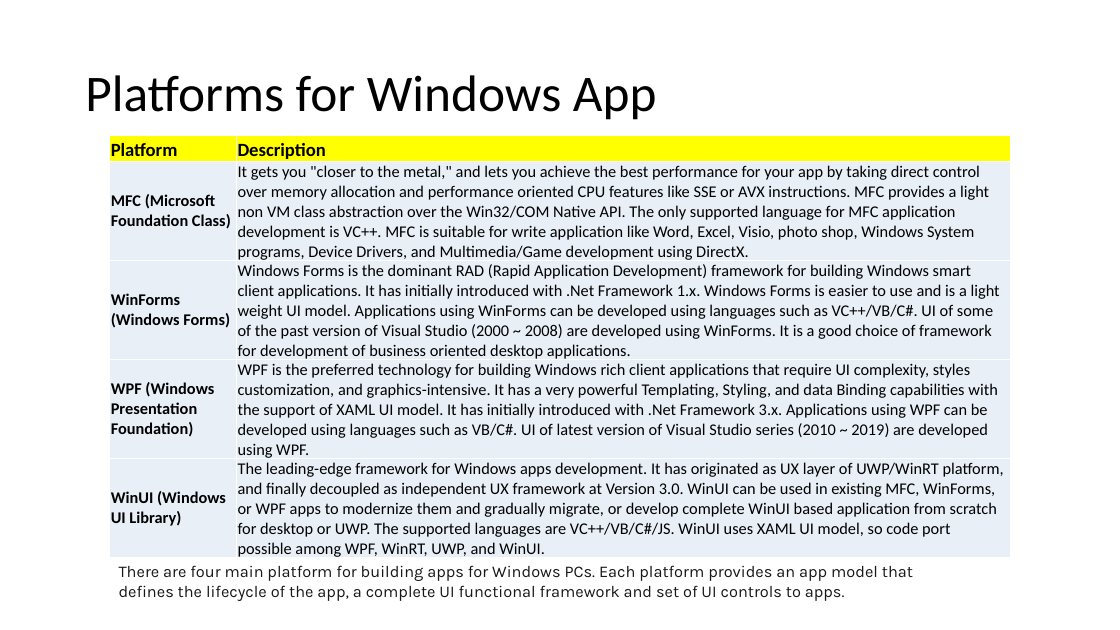
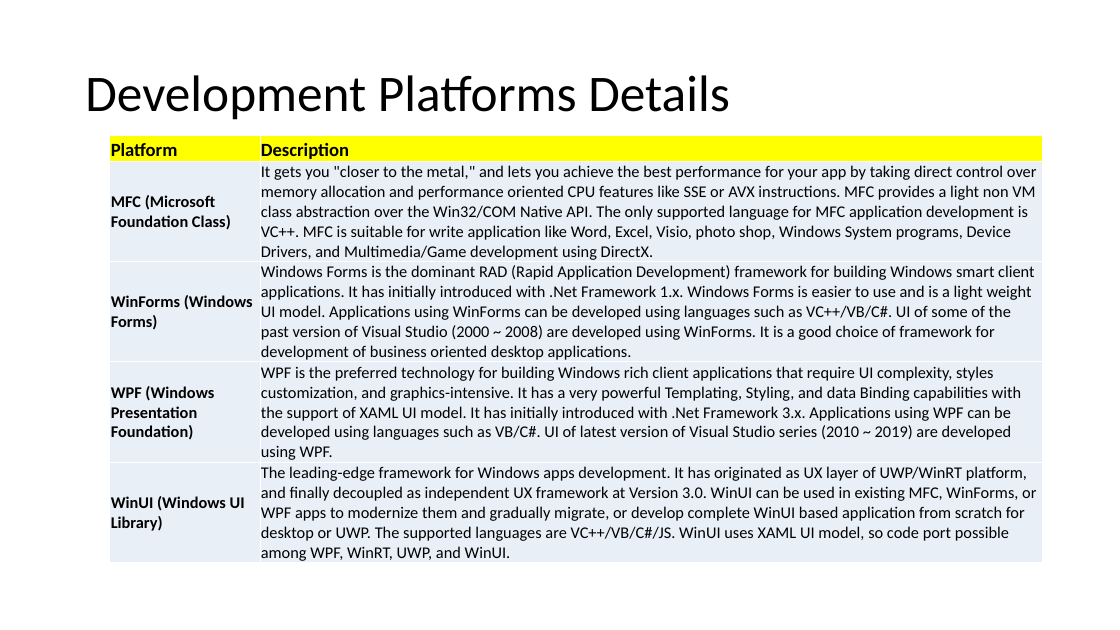
Before and after one commit to aniiiib/StudyNotes, a slide deck: slide 4 of Howto - Programming Modern Windows.pptx (slide 3 before the commit). Drawn at 1120x630 pixels with LibreOffice and Linux fonts; fonts in the diff are those of the drawing. Boxes give left, top, right and bottom in pixels: in the first picture for what was removed or moved away, otherwise in the second. Text is boxed around its words. In the diff, an @@ line names an element or a change of style, - is before the commit and + after.

```diff
--- a/Howto - Programming Modern Windows.pptx
+++ b/Howto - Programming Modern Windows.pptx
@@ title at [85, 75, 730, 120]: text changed @@
-Platforms for Windows App
+Development Platforms Details
@@ table: place and size @@
-table at [110, 136, 1011, 561]
+table at [110, 136, 1044, 565]
@@ text removed at [119, 565, 913, 601] @@
-There are four main platform for building apps for Windows PCs. Each platform provides an app model that defines the lifecycle of the app, a complete UI functional framework and set of UI controls to apps.
```
Also in this commit, not shown: 6 other slides changed, 2 slides added.
